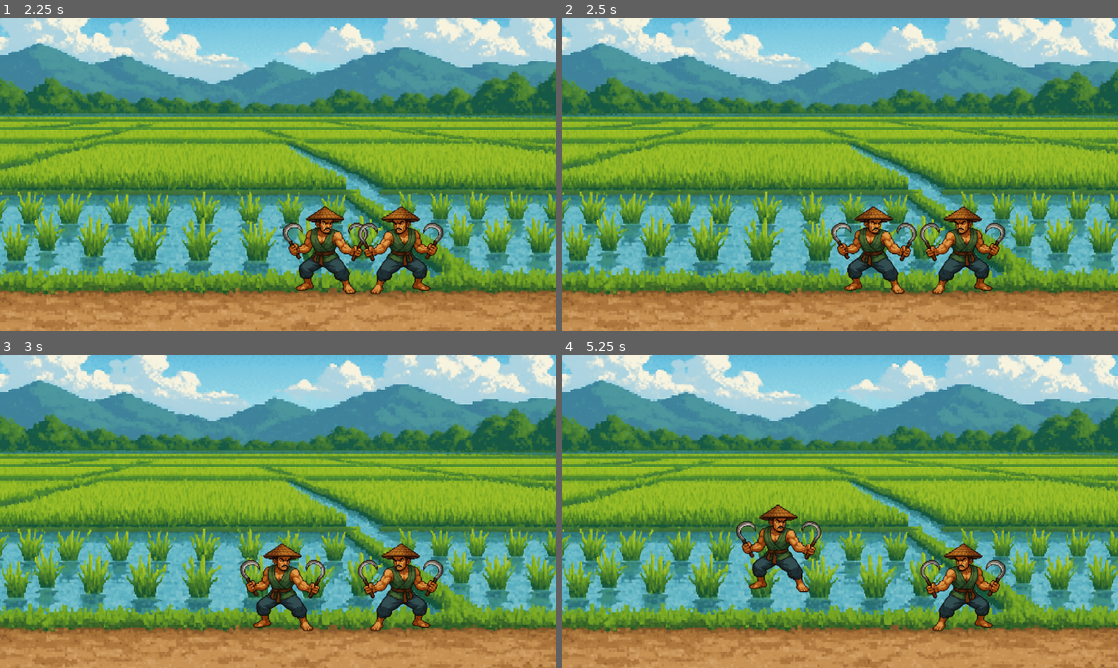
Above: before the commit, frames 1-4 (two rows, left to right).
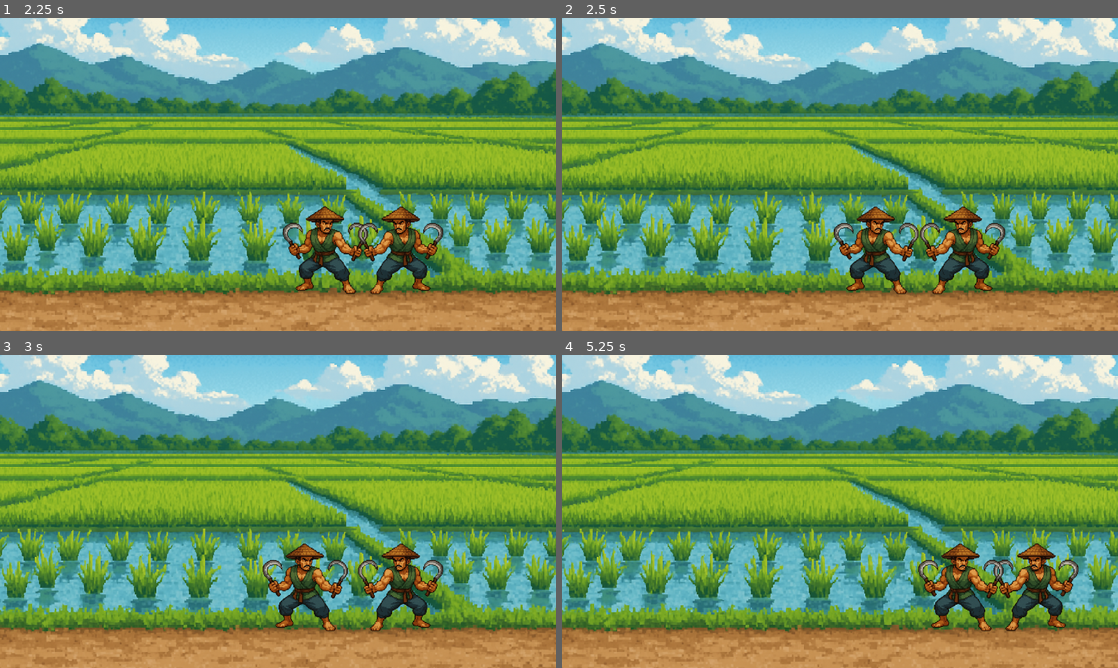
Above: after the commit, the same moments.

Repository: dylann123/writing-room
Game: Godot game, scene res://center.tscn
Two runs of this game, one before a commit and one after it. Both use one fixed random seed, a clock stepped at 60 frames per second and the inputs below.
Inputs:
- Up to frame 1 (2.25 s): tap Enter at 0.5 s; hold D (Right) 0.53-2.03 s; tap K (HeavyKick) at 0.6 s; tap W (Up) at 0.77, 1.52 s; tap J (HeavyPunch) at 0.8, 1.35 s; tap I (LightKick) at 1.55, 2.1 s; hold A (Left) from 2.03 s (still down)
- Up to frame 2 (2.5 s): keep holding A (Left); tap U (LightPunch) at 2.3 s
- Up to frame 3 (3 s): release A (Left) at 2.78 s; hold D (Right) from 2.78 s (still down); tap U (LightPunch) at 2.85 s
- Up to frame 4 (5.25 s): tap W (Up) at 3.02, 3.77, 4.52 s; tap K (HeavyKick) at 3.05, 3.6 s; tap J (HeavyPunch) at 3.8, 4.35 s; release D (Right) at 4.28 s; hold A (Left) 4.28-5.03 s; tap I (LightKick) at 4.55, 5.1 s; hold D (Right) from 5.03 s (still down)

Frame 1 is identical in both runs. In frame 2, 1.4% of the frame differs, in the area x 48-65%, y 60-89%; in frame 3, 2.9%; in frame 4, 5.5%, in the area x 31-93%, y 47-89%.

Commit message:
im cooking

Diff:
--- a/Characters/yellow_man/Attacks/LightPunch.tscn
+++ /dev/null
@@ -1,13 +0,0 @@
-[gd_scene load_steps=2 format=3 uid="uid://dm7fovo7dlmme"]
-
-[ext_resource type="PackedScene" uid="uid://bf0o60r1i8iws" path="res://rect_hitbox.tscn" id="2_8dgly"]
-
-[node name="LightPunch" type="Node2D"]
-metadata/ActionFrames = 10
-
-[node name="RectHitbox" parent="." instance=ExtResource("2_8dgly")]
-position = Vector2(18, -9)
-scale = Vector2(1.72, 0.52)
-metadata/Damage = 10
-metadata/StartFrame = 0
-metadata/ActiveFrames = 10
--- /dev/null
+++ b/Characters/yellow_man/Attacks/LightPunch_Ground.tscn
@@ -0,0 +1,13 @@
+[gd_scene load_steps=2 format=3 uid="uid://dm7fovo7dlmme"]
+
+[ext_resource type="PackedScene" uid="uid://bf0o60r1i8iws" path="res://rect_hitbox.tscn" id="1_l6p0q"]
+
+[node name="LightPunch_Ground" type="Node2D"]
+metadata/ActionFrames = 20
+
+[node name="RectHitbox" parent="." instance=ExtResource("1_l6p0q")]
+position = Vector2(8, -4)
+scale = Vector2(0.720002, 0.200001)
+metadata/Damage = 10
+metadata/StartFrame = 0
+metadata/ActiveFrames = 10
--- a/Characters/yellow_man/yellow_man.gd
+++ b/Characters/yellow_man/yellow_man.gd
@@ -1,13 +1,87 @@
 extends Node2D
 
-var lightpunchres: Resource = null
-var lightpunchinstance: Node2D = null
-var lightkickres: Resource = null
-var lightkickinstance = null
-var heavypunchres: Resource = null
-var heavypunchinstance = null
-var heavykickres: Resource = null
-var heavykickinstance = null
+var actionmap = {
+	"LightPunch": {
+		"ground": {
+			"instance": load("res://Characters/yellow_man/Attacks/LightPunch_Ground.tscn"),
+			"execute": (func():
+			default(actionmap["LightPunch"]["ground"]["instance"])
+			)
+		},
+		"air": {
+			"res": "",
+			"execute": (func():
+			pass
+			)
+		},
+		"crouched": {
+			"res": "",
+			"execute": (func():
+			pass
+			)
+		}
+	},
+	"HeavyPunch": {
+		"ground": {
+			"res": "",
+			"execute": (func():
+			pass
+			)
+		},
+		"air": {
+			"res": "",
+			"execute": (func():
+			pass
+			)
+		},
+		"crouched": {
+			"res": "",
+			"execute": (func():
+			pass
+			)
+		}
+	},
+	"LightKick": {
+		"ground": {
+			"res": "",
+			"execute": (func():
+			pass
+			)
+		},
+		"air": {
+			"res": "",
+			"execute": (func():
+			pass
+			)
+		},
+		"crouched": {
+			"res": "",
+			"execute": (func():
+			pass
+			)
+		}
+	},
+	"HeavyKick": {
+		"ground": {
+			"res": "",
+			"execute": (func():
+			pass
+			)
+		},
+		"air": {
+			"res": "",
+			"execute": (func():
+			pass
+			)
+		},
+		"crouched": {
+			"res": "",
+			"execute": (func():
+			pass
+			)
+		}
+	}
+}
 
 var Player = null
 
@@ -17,18 +91,20 @@
 	Player = get_parent()
 	var file_name = get_meta("Character")
 
-	lightpunchres = load("res://Characters/yellow_man/Attacks/LightPunch.tscn")
+
+func parse_special(type):
+	pass
 
 func LightPunch():
-	if not Player.crouching:
-		lightpunchinstance = lightpunchres.instantiate()
-		var offset = lightpunchinstance.get_node("RectHitbox").position.x * 2
-		add_child(lightpunchinstance)
-		lightpunchinstance.position = $CharacterBody2D.position
-		if Player.direction == -1:
-			lightpunchinstance.position.x *= -1
-			lightpunchinstance.position.x += $CharacterBody2D.position.x * 2 - offset
-		action_frames = lightpunchinstance.get_meta("ActionFrames")
+	if parse_special("LP"):
+		pass
+	elif Player.crouching:
+		actionmap["LightPunch"]["crouched"]["execute"].call()
+	elif not Player.Body.is_on_floor():
+		actionmap["LightPunch"]["air"]["execute"].call()
+	else:
+		actionmap["LightPunch"]["ground"]["execute"].call()
+
 
 func LightKick():
 	if not Player.crouching:
@@ -42,8 +118,18 @@
 	if not Player.crouching:
 		pass
 
+func default(res):
+	var instance = res.instantiate()
+	var offset = instance.get_node("RectHitbox").position.x * 2
+	add_child(instance)
+	instance.position = $CharacterBody2D.position
+	if Player.direction == -1:
+		instance.position.x *= -1
+		instance.position.x += $CharacterBody2D.position.x * 2 - offset
+	action_frames = instance.get_meta("ActionFrames")
+
 func _physics_process(delta: float) -> void:
-	action_frames -= 1
+	action_frames = clamp(action_frames - 1, -1, 9999)
 	if action_frames == 0:
 		get_parent().can_act = true
 	elif action_frames > 0:
